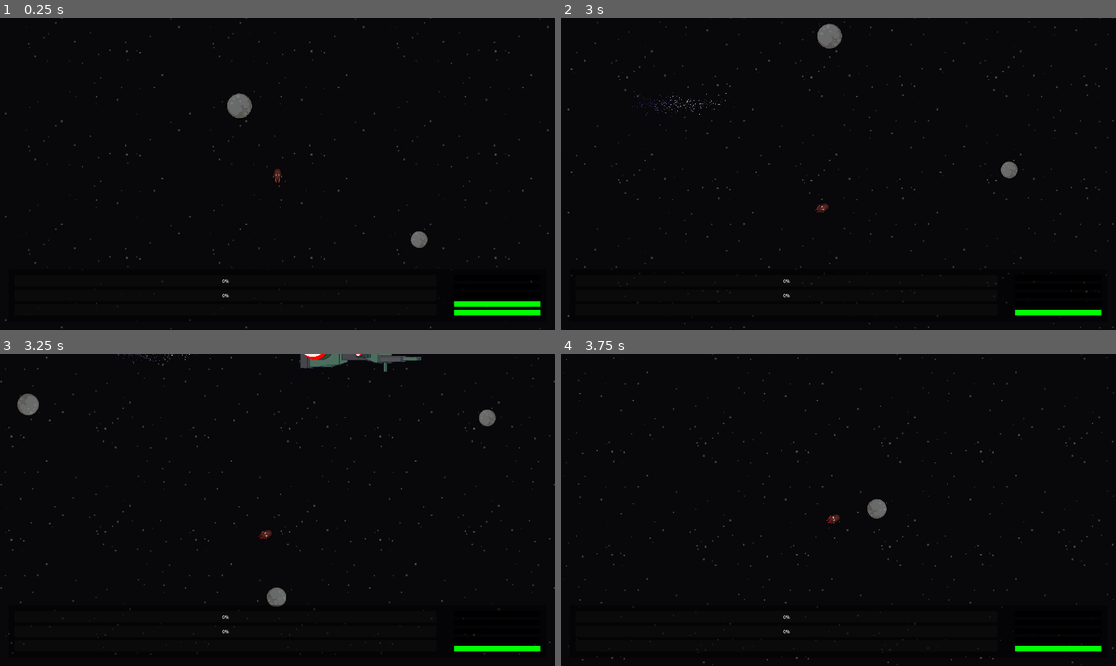
Above: before the commit, frames 1-4 (two rows, left to right).
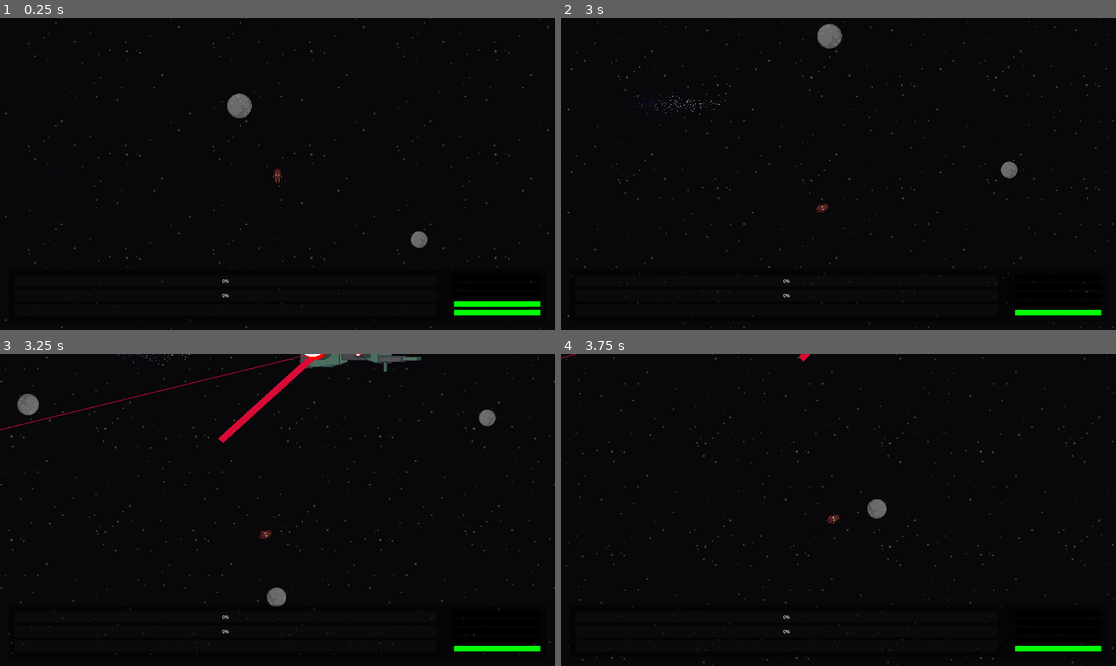
Above: after the commit, the same moments.

Repository: Erica-99/TinyWorld
Game: Godot game, scene res://scenes/star_map.tscn
Two runs of this game, one before a commit and one after it. Both use one fixed random seed, a clock stepped at 60 frames per second and the inputs below. The project has no main scene, so this scene is started directly.
Inputs (mouse positions are in pixels of both pictures, inside the frame that each line leads up to):
- Up to frame 1 (0.25 s): no input
- Up to frame 2 (3 s): move the mouse to (960, 158) at 0.52 s; hold D (Right) 0.53-1.28 s; hold Shift (Fire Dampers) 0.53-1.28 s; move the mouse to (727, 189) at 1.27 s; hold S (Reverse) 1.28-2.03 s; tap Space (Landing Mode) at 1.35 s; move the mouse to (894, 105) at 2.02 s; press the mouse at (894, 105) at 2.03 s; hold D (Right) 2.03-2.78 s; move the mouse to (810, 236) at 2.77 s; release the mouse at (810, 236) at 2.78 s; hold W (Forward) from 2.78 s (still down); tap Shift (Fire Dampers) at 2.85 s
- Up to frame 3 (3.25 s): keep holding W (Forward)
- Up to frame 4 (3.75 s): move the mouse to (1005, 556) at 3.52 s; release W (Forward) at 3.53 s; hold A (Left) from 3.53 s (still down); hold Space (Landing Mode) from 3.53 s (still down)

Frames 1-2 are identical in both runs. In frame 3, 0.7% of the frame differs, in the area x 0-57%, y 0-29%; in frame 4, less than 0.1%.

Commit message:
Set up turret raycasting

Diff:
--- a/scenes/enemy.tscn
+++ b/scenes/enemy.tscn
@@ -379,9 +379,10 @@
 child_collider = NodePath("ThrusterTurretCollision")
 
 [node name="AnimatedSprite2D" type="AnimatedSprite2D" parent="SpritePivot/Thruster/ThrusterTurret" unique_id=872360727]
+z_index = 1
 position = Vector2(60, -12)
 sprite_frames = ExtResource("2_c4w8v")
-animation = &"Damaged"
+animation = &"Healthy"
 autoplay = "Healthy"
 
 [node name="ThrusterTurretCollision" type="CollisionShape2D" parent="SpritePivot/Thruster/ThrusterTurret" unique_id=124567631]
@@ -409,10 +410,11 @@
 child_collider = NodePath("BridgeTurretCollision")
 
 [node name="AnimatedSprite2D" type="AnimatedSprite2D" parent="SpritePivot/Bridge/BridgeTurret" unique_id=725742814]
+z_index = 1
 texture_filter = 3
 position = Vector2(6, -11)
 sprite_frames = ExtResource("4_nenq2")
-animation = &"Damaged"
+animation = &"Healthy"
 autoplay = "Healthy"
 
 [node name="BridgeTurretCollision" type="CollisionShape2D" parent="SpritePivot/Bridge/BridgeTurret" unique_id=2103308756]
--- a/scenes/laser_turret.tscn
+++ b/scenes/laser_turret.tscn
@@ -4,6 +4,9 @@
 
 [sub_resource type="CircleShape2D" id="CircleShape2D_vsw08"]
 radius = 300.0
+
+[sub_resource type="CircleShape2D" id="CircleShape2D_5q4jy"]
+radius = 5.0
 
 [node name="LaserTurret" type="Node2D" unique_id=2132486732]
 script = ExtResource("1_vsw08")
@@ -14,4 +17,23 @@
 [node name="AggroRangeCollider" type="CollisionShape2D" parent="AggroRange" unique_id=605917077]
 shape = SubResource("CircleShape2D_vsw08")
 
+[node name="AimingLaser" type="Line2D" parent="." unique_id=2143905749]
+points = PackedVector2Array(-558, 160, 0, 0)
+width = 1.0
+default_color = Color(0.84334946, 0.044859394, 0.21228606, 1)
+
+[node name="DamageLaser" type="Line2D" parent="." unique_id=1710327577]
+points = PackedVector2Array(0, 0, -134, 143)
+default_color = Color(0.84313726, 0.043137256, 0.21176471, 1)
+
+[node name="AimingRaycast" type="RayCast2D" parent="." unique_id=111282026]
+enabled = false
+collision_mask = 5
+
+[node name="DamageShapecast" type="ShapeCast2D" parent="." unique_id=1269724493]
+enabled = false
+shape = SubResource("CircleShape2D_5q4jy")
+target_position = Vector2(-22, 143)
+
 [connection signal="body_entered" from="AggroRange" to="." method="_on_aggro_range_body_entered"]
+[connection signal="body_exited" from="AggroRange" to="." method="_on_aggro_range_body_exited"]
--- a/scripts/laser_turret.gd
+++ b/scripts/laser_turret.gd
@@ -1,6 +1,14 @@
 extends Node2D
 
+@onready var aiming_raycast: RayCast2D = $AimingRaycast
+@onready var aiming_line: Line2D = $AimingLaser
+@onready var damage_shapecast: ShapeCast2D = $DamageShapecast
+@onready var damage_line: Line2D = $DamageLaser
+
 var enabled := false
+var target_ship: RigidBody2D = null
+var locked_on = false
+var lock_on_point: Vector2
 
 # Called when the node enters the scene tree for the first time.
 func _ready() -> void:
@@ -10,6 +18,18 @@
 # Called every frame. 'delta' is the elapsed time since the previous frame.
 func _process(delta: float) -> void:
 	pass
+
+
+func _physics_process(delta: float) -> void:
+	if not enabled:
+		return
+	if target_ship != null:
+		if not locked_on:
+			aiming_raycast.target_position = target_ship.global_position - aiming_raycast.global_position
+			if aiming_raycast.is_colliding():
+				var hit_point = aiming_raycast.get_collision_point()
+	pass
+
 
 
 func enable() -> void:
@@ -23,6 +43,15 @@
 	pass
 
 
+func reset_aiming() -> void:
+	target_ship = null
+	pass
+
+
 # Triggers when player enters aggro range
 func _on_aggro_range_body_entered(body: Node2D) -> void:
-	pass # Replace with function body.
+	target_ship = body as RigidBody2D
+
+
+func _on_aggro_range_body_exited(body: Node2D) -> void:
+	reset_aiming()
